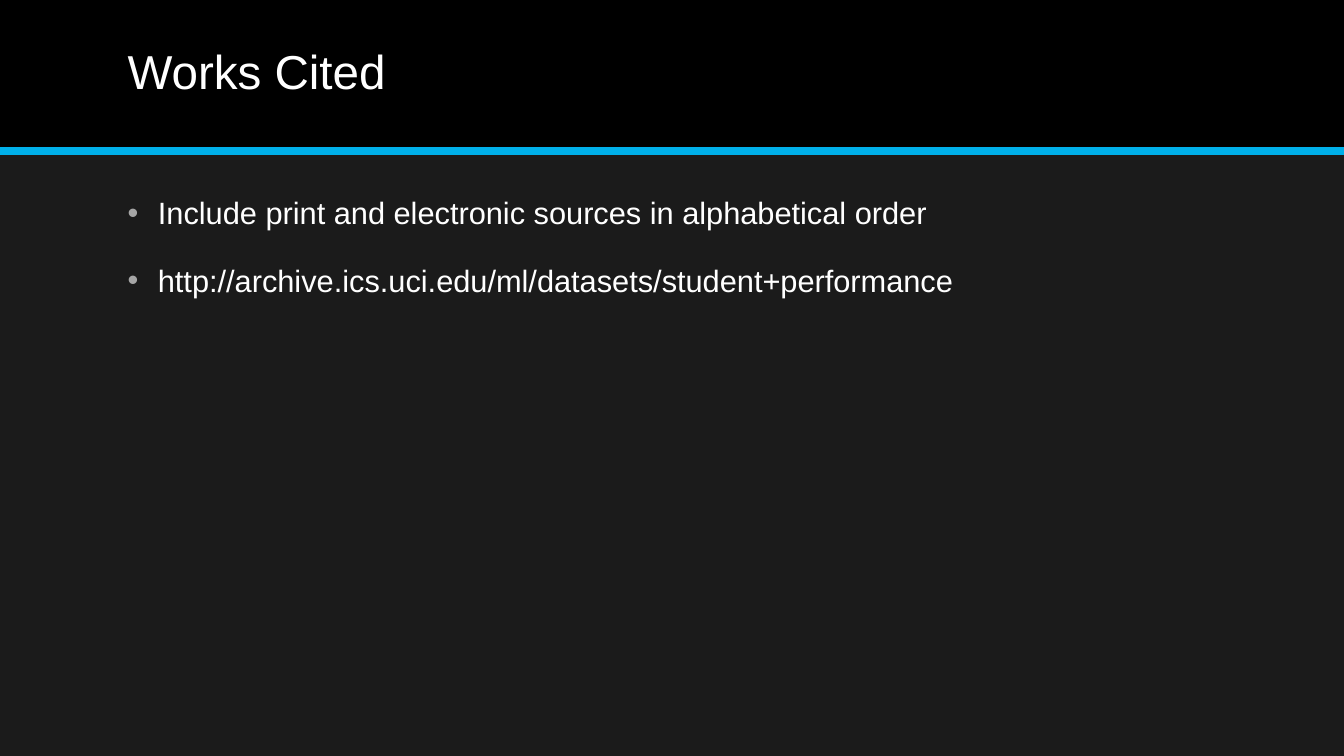
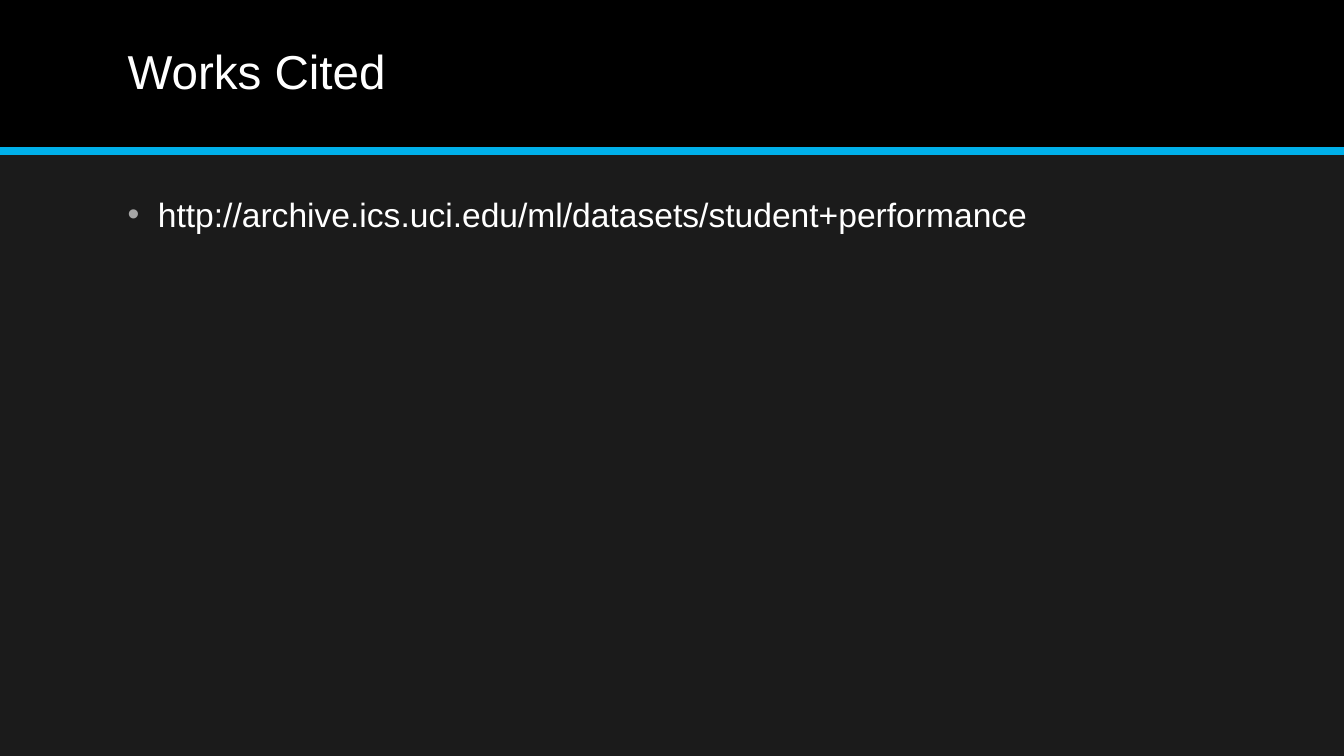
Before and after one commit to aajunwa/capstone, a slide deck: slide 22 of Student Alcohol Consumption Data Science Project.pptx (slide 19 before the commit). Drawn at 1344x756 pixels with LibreOffice and Linux fonts; fonts in the diff are those of the drawing. Boxes give left, top, right and bottom in pixels: in the first picture for what was removed or moved away, otherwise in the second. Text is boxed around its words. In the diff, an @@ line names an element or a change of style, - is before the commit and + after.

Commit message:
included descriptions and AUC

```diff
--- a/Student Alcohol Consumption Data Science Project.pptx
+++ b/Student Alcohol Consumption Data Science Project.pptx
@@ text "http://archive.ics.uci.edu/ml/datasets/student+performance" at (158, 202, 1027, 234): size 22 to 24 pt @@
@@ text at (158, 201, 927, 230): paragraph removed @@
-• Include print and electronic sources in alphabetical order
```
Also in this commit, not shown: 16 other slides changed, 3 slides added, 3 slides removed, 2 other files.
